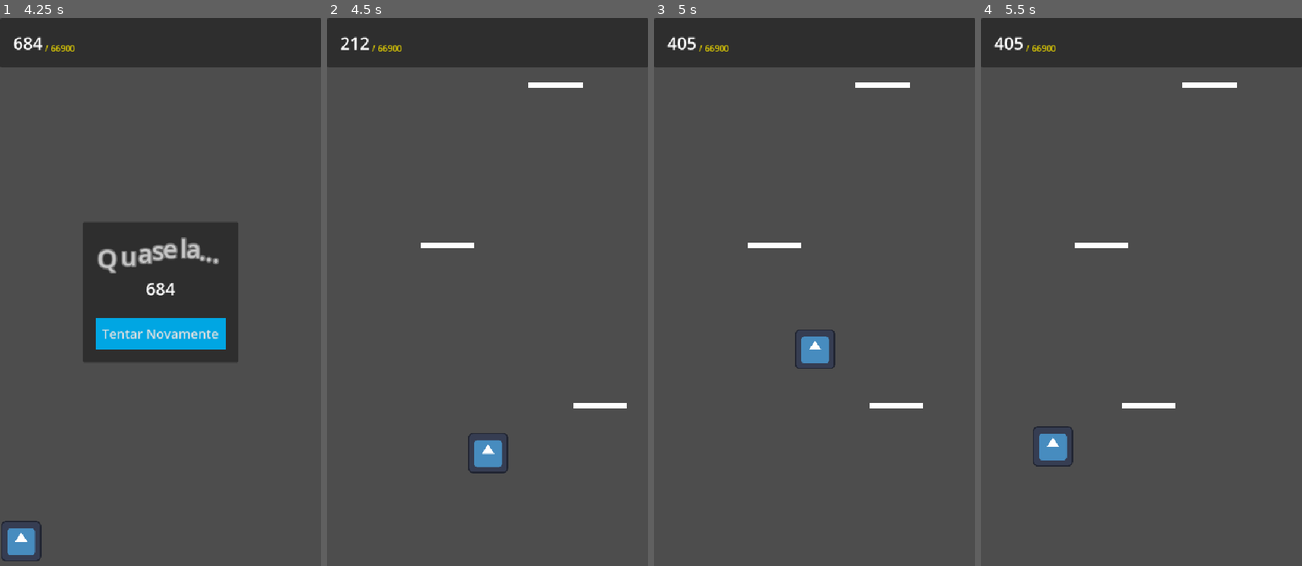
Above: before the commit, frames 1-4 (left to right).
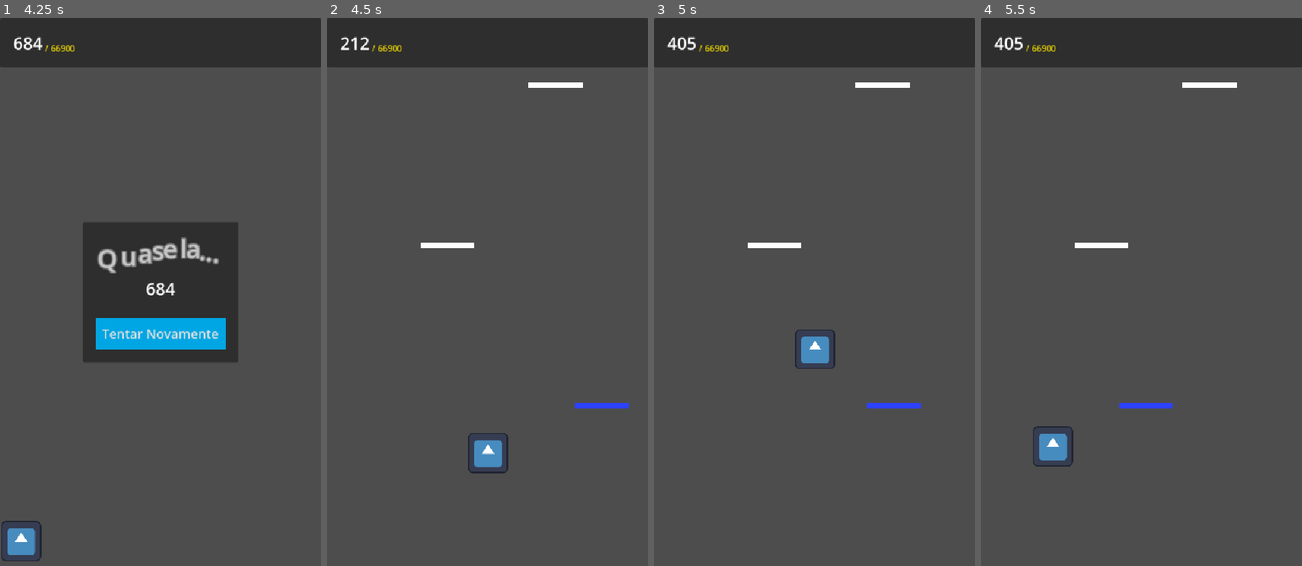
Above: after the commit, the same moments.

Repository: imLymei/mothers-day-game
Game: Godot game, scene res://Scenes/World/World.tscn
The game is run twice, just before and just after one commit, with the same random seed, the same clock (stepped at 60 frames per second) and the same inputs. The engine's default icon, where the game draws it, is replaced by a stand-in: a white triangle on a blue panel in a dark square.
Inputs (mouse positions are in pixels of both pictures, inside the frame that each line leads up to):
- Up to frame 1 (4.25 s): move the mouse to (231, 264) at 0.52 s; click (231, 264) at 0.67 s; drag from (96, 319) to (144, 401) at 1.27 s; move the mouse to (192, 171) at 2.02 s; click (192, 171) at 2.17 s; drag from (144, 401) to (64, 209) at 2.77 s; move the mouse to (256, 374) at 3.52 s; click (256, 374) at 3.67 s
- Up to frame 2 (4.5 s): click "Tentar Novamente" at 4.25 s
- Up to frame 3 (5 s): no input
- Up to frame 4 (5.5 s): drag from (1045, 209) to (1093, 155) at 5.02 s

Frame 1 is identical in both runs. In frame 2, 0.2% of the frame differs, in the area x 76-95%, y 70-72%; in frame 3, 0.2%, in the area x 66-84%, y 70-72%; in frame 4, 0.2%.

Commit message:
style: update MovingPlatform color

Diff:
--- a/Scenes/Platform/MovingPlatform/MovingPlatform.tscn
+++ b/Scenes/Platform/MovingPlatform/MovingPlatform.tscn
@@ -6,6 +6,7 @@
 
 [node name="MovingPlatform" type="AnimatableBody2D"]
 collision_mask = 0
+sync_to_physics = false
 script = ExtResource("1_k2v1r")
 
 [node name="CollisionShape2D" type="CollisionShape2D" parent="."]
@@ -15,3 +16,4 @@
 
 [node name="Polygon2D" type="Polygon2D" parent="."]
 unique_name_in_owner = true
+color = Color(0.176471, 0.262745, 1, 1)
